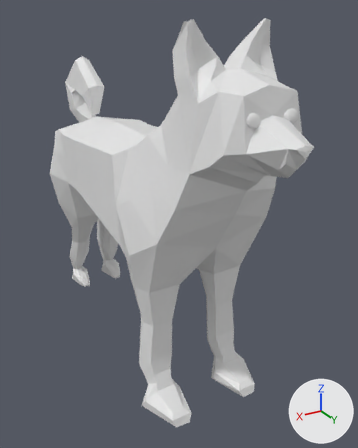
Before and after pictures for a commit that changed the Blender file dawg.blend.
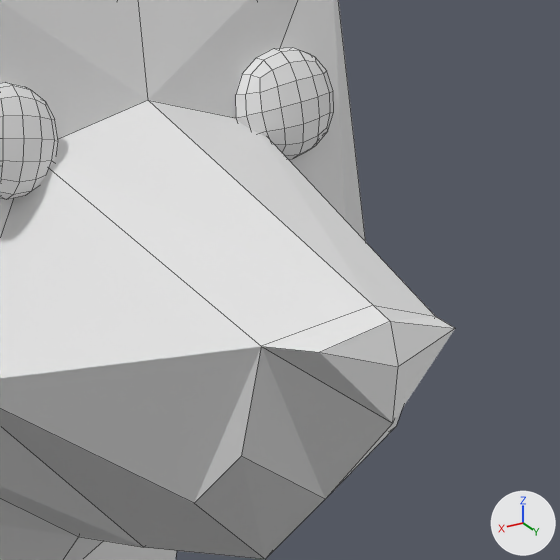
The first picture shows the older version from a camera (50 mm lens) standing at (1.98, 3.81, 1.12) and looking at (-0.16, 0.24, -0.66). The close-ups show both versions on the part from 71% to 92% of the width and 23% to 40% of the height of that picture; other places that the commit changed are outside them. The axes (+X, +Y, +Z) are drawn at lower right. The lights are the same throughout. The close-ups show mesh edges as thin lines.
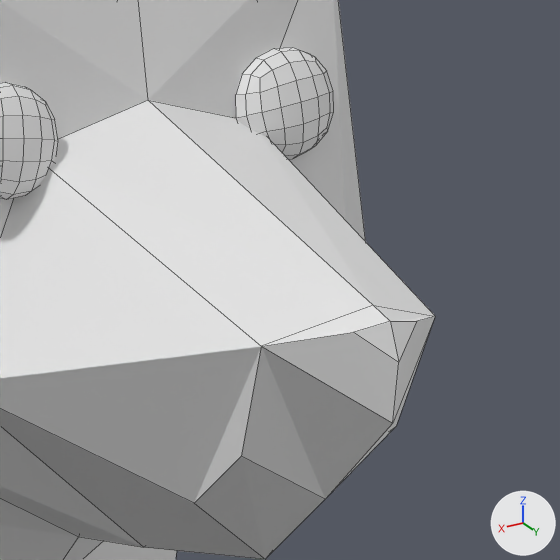
Where the change shows, as pixel boxes (x1, y1, x2, y2) in the close-ups (560 x 560 px; the box of a moved part takes in the faces that stretch with it):
'Cube', reshaped
    before: (0, 0, 455, 560)
    after: (0, 0, 435, 560)
'Cube.001', reshaped
    both: (0, 48, 334, 200)
part 1 of me_cube_001, moved or reshaped
    before: (261, 305, 455, 423)
    after: (261, 305, 435, 423)

What changed in the scene script:
```text
Change me_cube_001:
    where me_cube_001.from_pydata(...)  # 207 vertices, 179 faces, 1 loose edge; spans x -0.03..0.57, y -1.8..1.88, z -2.02..1.08
    used by ob_cube; location = (0.0, 0.0, 0.0)
    verts and faces of me_cube_001; kept vertices keep their numbers, new ones are numbered from 207
    before: 173 (0.07, 1.86, 0.43) at pixel (319, 352)
    me_cube_001 part 1
    add verts[173] = (0.03, 1.86, 0.44)  # moved, pixel (353, 332)
```
